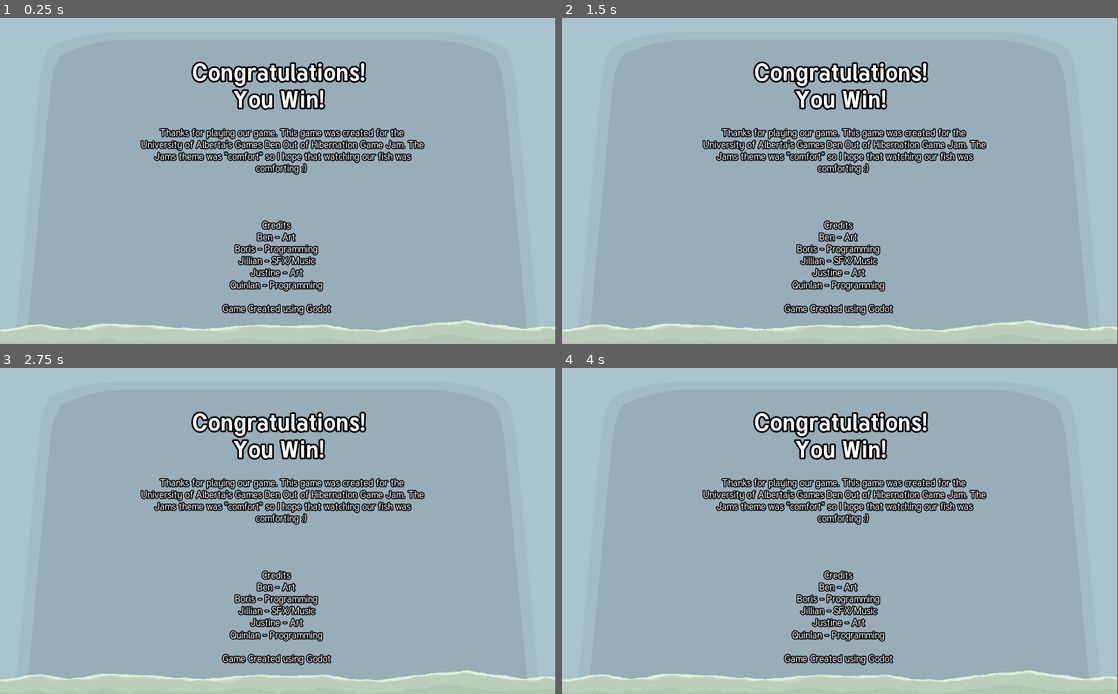
Above: before the commit, frames 1-4 (two rows, left to right).
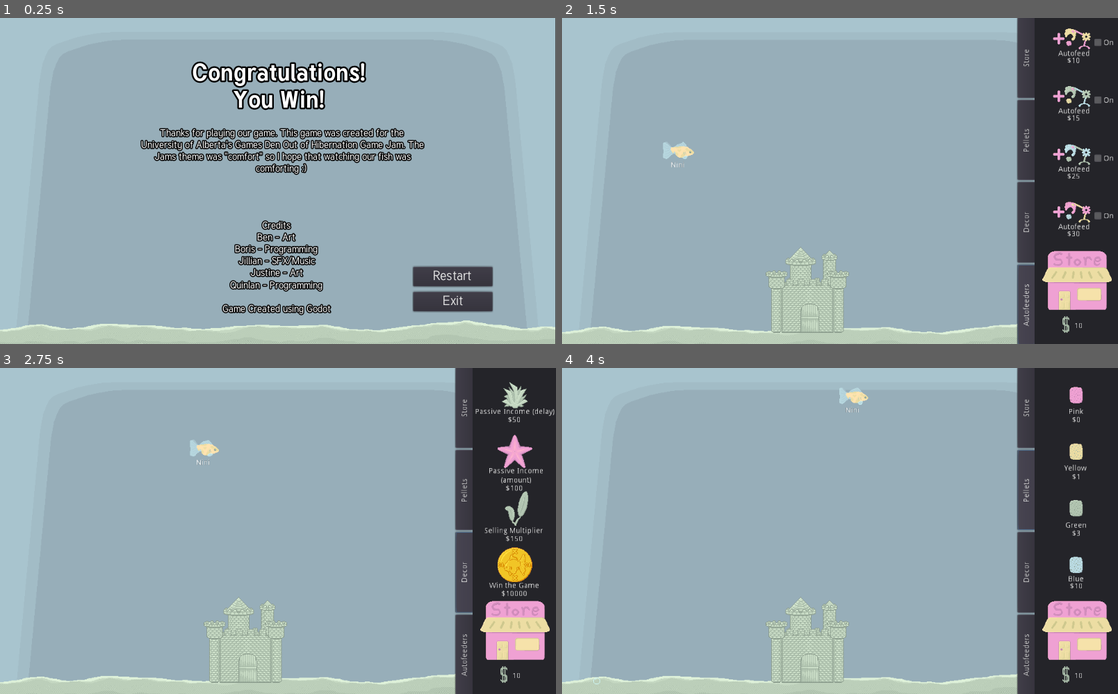
Above: after the commit, the same moments.

Repository: Struckdown/oohgamejam2020
Game: Godot game, scene res://Scenes/winGameScreen.tscn
Two runs of this game, one before a commit and one after it. Both use one fixed random seed, a clock stepped at 60 frames per second and the inputs below. This scene is started directly instead of the project's main scene.
Inputs (mouse positions are in pixels of both pictures, inside the frame that each line leads up to):
- Up to frame 1 (0.25 s): no input
- Up to frame 2 (1.5 s): click (1012, 275) at 0.5 s, where only the run after the commit has a clickable "Restart"; click (1029, 304) at 1.25 s, where only the run after the commit has a clickable "Autofeeders"
- Up to frame 3 (2.75 s): click (467, 573) at 2 s, where only the run after the commit has a clickable "Decor"
- Up to frame 4 (4 s): click (1079, 563) at 2.75 s, where only the run after the commit has a clickable "Win the Game"; click (1029, 488) at 3.5 s, where only the run after the commit has a clickable "Pellets"

The runs differ from the first frame. In frame 1, 1.9% of the frame differs, in the area x 74-89%, y 75-91%; in frame 2, 28%; in frame 3, 28%; in frame 4, 28%, in the area x 0-100%, y 0-100%.

Commit message:
Added buttons to end screen

Diff:
--- a/src/Scenes/winGameScreen.tscn
+++ b/src/Scenes/winGameScreen.tscn
@@ -1,8 +1,9 @@
-[gd_scene load_steps=6 format=2]
+[gd_scene load_steps=8 format=2]
 
 [ext_resource path="res://Art/background/background.png" type="Texture" id=1]
 [ext_resource path="res://Art/Fonts/Tuffy.ttf" type="DynamicFontData" id=2]
 [ext_resource path="res://Art/Fonts/Tuffy_Bold.otf" type="DynamicFontData" id=3]
+[ext_resource path="res://Scripts/winGameScreen.gd" type="Script" id=4]
 
 [sub_resource type="DynamicFont" id=1]
 size = 44
@@ -16,7 +17,12 @@
 outline_color = Color( 0.0392157, 0.0392157, 0.0392157, 1 )
 font_data = ExtResource( 2 )
 
+[sub_resource type="DynamicFont" id=3]
+size = 25
+font_data = ExtResource( 2 )
+
 [node name="winGameScreen" type="Node2D"]
+script = ExtResource( 4 )
 
 [node name="CanvasLayer" type="CanvasLayer" parent="."]
 
@@ -72,3 +78,27 @@
 __meta__ = {
 "_edit_use_anchors_": false
 }
+
+[node name="ExitButton" type="Button" parent="CanvasLayer"]
+margin_left = 761.0
+margin_top = 504.0
+margin_right = 907.0
+margin_bottom = 540.0
+custom_fonts/font = SubResource( 3 )
+text = "Exit"
+__meta__ = {
+"_edit_use_anchors_": false
+}
+
+[node name="RestartButton" type="Button" parent="CanvasLayer"]
+margin_left = 761.0
+margin_top = 458.4
+margin_right = 907.0
+margin_bottom = 494.4
+custom_fonts/font = SubResource( 3 )
+text = "Restart"
+__meta__ = {
+"_edit_use_anchors_": false
+}
+[connection signal="pressed" from="CanvasLayer/ExitButton" to="." method="_on_ExitButton_pressed"]
+[connection signal="pressed" from="CanvasLayer/RestartButton" to="." method="_on_RestartButton_pressed"]
--- /dev/null
+++ b/src/Scripts/winGameScreen.gd
@@ -0,0 +1,25 @@
+extends Node2D
+
+
+# Declare member variables here. Examples:
+# var a = 2
+# var b = "text"
+
+
+# Called when the node enters the scene tree for the first time.
+func _ready():
+	pass # Replace with function body.
+
+
+# Called every frame. 'delta' is the elapsed time since the previous frame.
+#func _process(delta):
+#	pass
+
+
+func _on_ExitButton_pressed():
+	get_tree().quit()
+
+
+func _on_RestartButton_pressed():
+	GameManager.currency = 10
+	get_tree().change_scene("res://Scenes/World.tscn")
